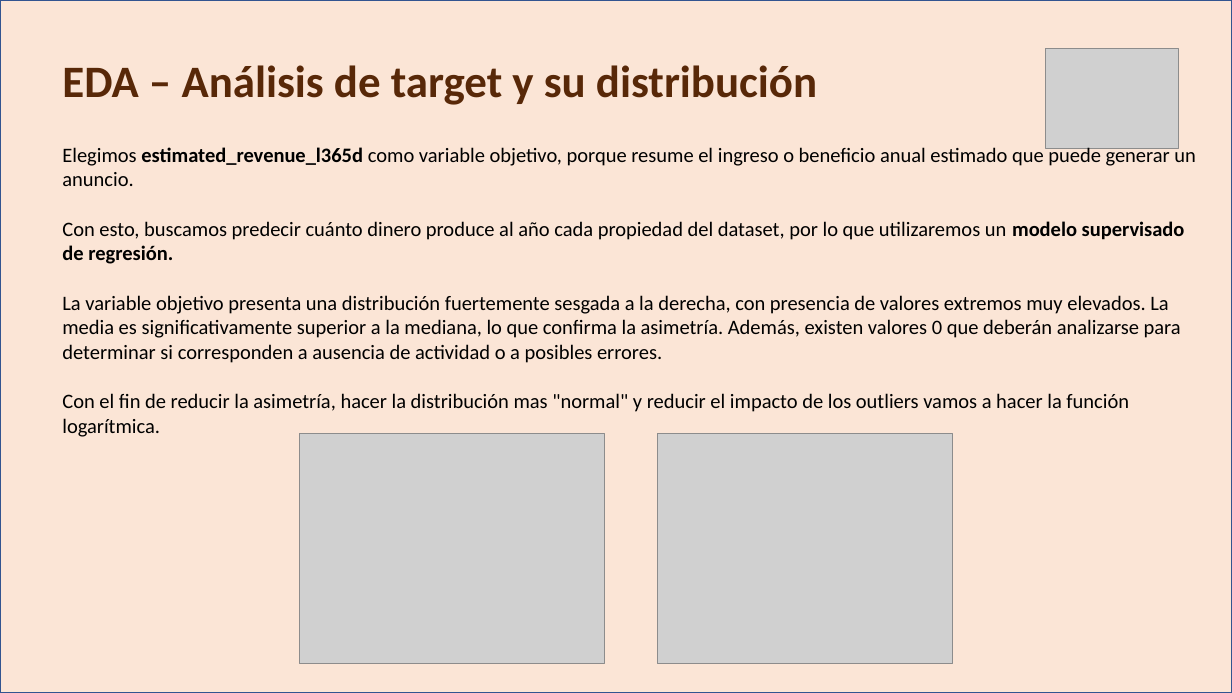
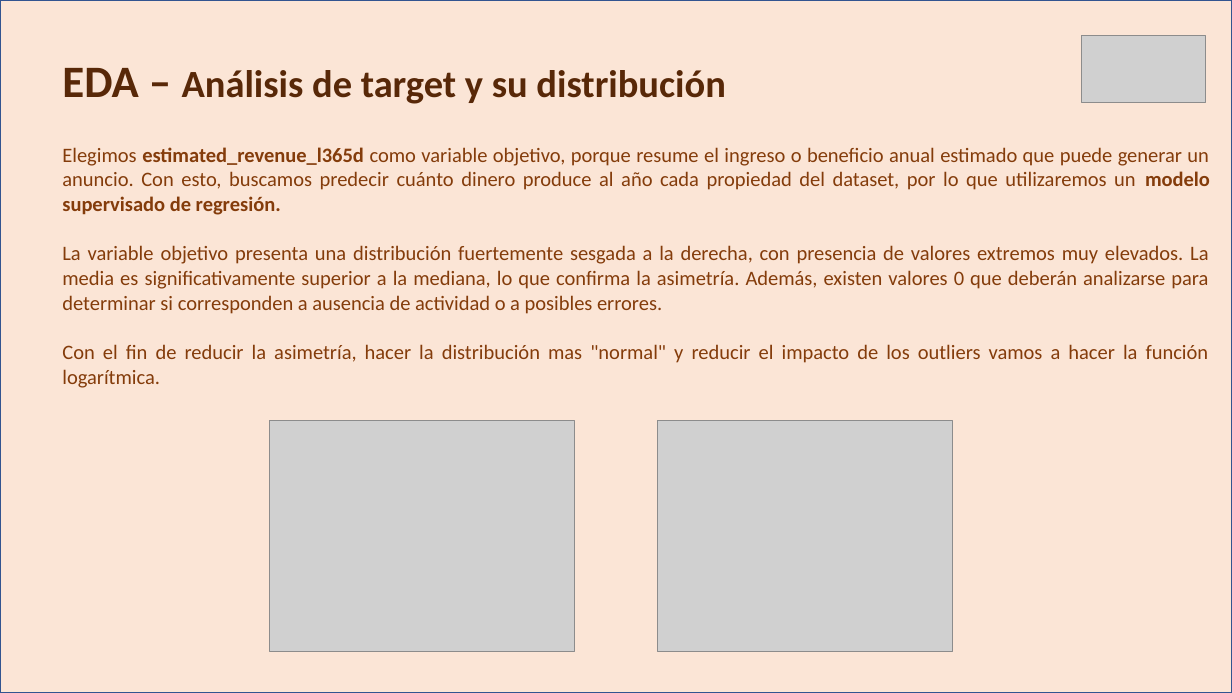
Before and after one commit to HimuraFresh/ML_-Grupo_1-, a slide deck: slide 3 of ML_ppt.pptx. Drawn at 1232x693 pixels with LibreOffice and Linux fonts; fonts in the diff are those of the drawing; grey boxes stand for pictures. Boxes give left, top, right and bottom in pixels: in the first picture for what was removed or moved away, otherwise in the second. Text is boxed around its words. In the diff, an @@ line names an element or a change of style, - is before the commit and + after.

```diff
--- a/ML_ppt.pptx
+++ b/ML_ppt.pptx
@@ text "EDA – Análisis de target ..." at (62,68,725,104): size 35 to 30 pt in "Análisis de target y su distribución" @@
@@ picture removed at (1046,48,1179,148) @@
@@ picture added at (1082,35,1206,103) @@
@@ text at (62,147,1210,215): text changed; text colour #000000 to #843C0B @@
-Elegimos estimated_revenue_l365d como variable objetivo, porque resume el ingreso o beneficio anual estimado que puede generar un anuncio.
-Con esto, buscamos predecir cuánto dinero produce al año cada propiedad del dataset, por lo que utilizaremos un modelo supervisado de regresión.
+Elegimos estimated_revenue_l365d como variable objetivo, porque resume el ingreso o beneficio anual estimado que puede generar un anuncio. Con esto, buscamos predecir cuánto dinero produce al año cada propiedad del dataset, por lo que utilizaremos un modelo supervisado de regresión.
@@ text at (62,245,1209,388): text colour #000000 to #843C0B in "La variable objetivo presenta una distribución fuertemente ...", "Con el fin de reducir la asimetría, ..."; alignment left to justified @@
@@ picture: place and size @@
-picture at (299,433,604,665)
+picture at (270,421,575,652)
@@ picture: place and size @@
-picture at (657,433,953,665)
+picture at (657,421,953,652)
```
Also in this commit, not shown: 13 other slides changed, 4 slides added, 2 other files.
